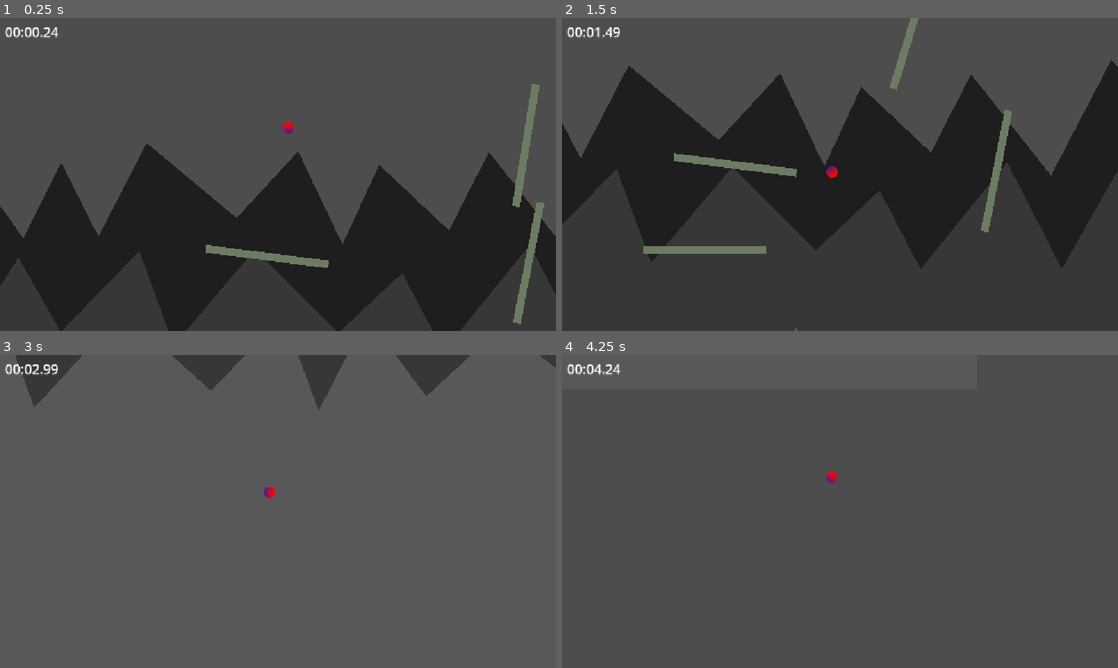
Above: before the commit, frames 1-4 (two rows, left to right).
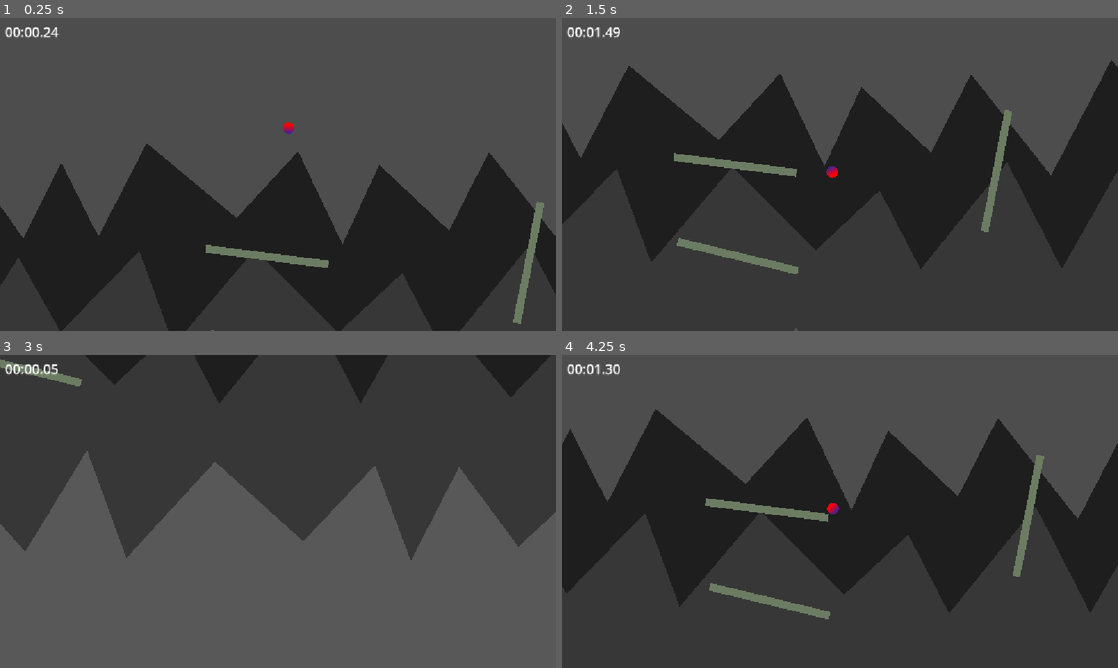
Above: after the commit, the same moments.

Repository: appellatebaton0/wierd-jam
Game: Godot game, scene res://Scenes/Main.tscn
Two runs of this game, one before a commit and one after it. Both use one fixed random seed, a clock stepped at 60 frames per second and the inputs below.
Inputs:
- Up to frame 1 (0.25 s): no input
- Up to frame 2 (1.5 s): tap Enter at 0.5 s; hold W 0.53-1.28 s; tap Space (Jump) at 0.77 s
- Up to frame 3 (3 s): tap Space (Jump) at 1.52 s; hold W from 2.03 s (still down)
- Up to frame 4 (4.25 s): tap Space (Jump) at 3.02, 3.77 s; release W at 3.53 s

The runs differ from the first frame. In frame 1, 0.6% of the frame differs, in the area x 38-98%, y 21-100%; in frame 2, 1.1%; in frame 3, 46%, in the area x 0-100%, y 0-66%; in frame 4, 33%.

Commit message:
h8.6 - Death Borders
Added some clean death borders - they show up nice in the editor, and can be oriented all 4 directions. If the player crosses the boundary they define, the level instantly restarts.

Diff:
--- a/Scenes/Main.tscn
+++ b/Scenes/Main.tscn
@@ -6,6 +6,7 @@
 [ext_resource type="PackedScene" uid="uid://dsu8ksqadgaqx" path="res://Scenes/Player.tscn" id="4_rgh2o"]
 [ext_resource type="PackedScene" uid="uid://dffj877vhhx4u" path="res://Scenes/LongRail.tscn" id="5_pbw6q"]
 [ext_resource type="Script" uid="uid://2fbsksjmy0sx" path="res://Scripts/RunTimer.gd" id="7_jw32o"]
+[ext_resource type="Script" uid="uid://5v4fcc34jkgn" path="res://Scripts/DeathBorder.gd" id="8_50glp"]
 
 [node name="Main" type="Node" unique_id=1226045905]
 
@@ -100,40 +101,37 @@
 pos = Vector2(-425.99994, -312)
 rot = 1.498
 
-[node name="LongRail" parent="." unique_id=117091569 node_paths=PackedStringArray("points") instance=ExtResource("5_pbw6q")]
-position = Vector2(1226, -800)
-rotation = -1.4087766
-points = [null, null, null, null, null, NodePath("Point 5")]
+[node name="LongRail2" parent="." unique_id=1804509669 node_paths=PackedStringArray("points") instance=ExtResource("5_pbw6q")]
+position = Vector2(996, -363)
+rotation = -0.6090429
+points = [NodePath("Point 0"), NodePath("Point 1"), NodePath("Point 2")]
+initial_wait = 6.0
 
-[node name="Point 0" parent="LongRail" unique_id=1216517577 instance=ExtResource("4_pbw6q")]
-pos = Vector2(1226, -800)
-rot = -1.4087766
-
-[node name="Point 1" parent="LongRail" unique_id=598624803 instance=ExtResource("4_pbw6q")]
-position = Vector2(12.999695, -359.02655)
-pos = Vector2(873.77246, -870.7446)
-rot = -1.4087766
-
-[node name="Point 2" parent="LongRail" unique_id=1621749486 instance=ExtResource("4_pbw6q")]
-position = Vector2(342.0083, -582.01965)
-rotation = 1.373916
-pos = Vector2(706.77277, -1231.4158)
-rot = -0.034860592
-
-[node name="Point 3" parent="LongRail" unique_id=1073201783 instance=ExtResource("4_pbw6q")]
-position = Vector2(1035.0303, 223.9961)
-pos = Vector2(1614.0251, -1785.3418)
-rot = -1.4087766
-
-[node name="Point 5" parent="LongRail" unique_id=53344681 instance=ExtResource("4_pbw6q")]
-rotation = -0.53022337
+[node name="Point 0" parent="LongRail2" unique_id=2044964264 instance=ExtResource("4_pbw6q")]
+position = Vector2(-929.45264, -165.47726)
+rotation = 0.84640086
 color = Color(0.426, 0.49, 0.392, 1)
 polygon = PackedVector2Array(-256, -16, -256, 16, 256, 16, 256, -16)
-pos = Vector2(1226, -800)
-rot = -1.939
+next_wait = 3.0
+pos = Vector2(139, 32.99997)
+rot = 0.23735796
 
-[node name="LongRail2" parent="." unique_id=1804509669 instance=ExtResource("5_pbw6q")]
-position = Vector2(0, 8)
+[node name="Point 1" parent="LongRail2" unique_id=503530027 instance=ExtResource("4_pbw6q")]
+position = Vector2(118.032364, 85.984665)
+rotation = -0.13390423
+color = Color(0.426, 0.49, 0.392, 1)
+polygon = PackedVector2Array(-256, -16, -256, 16, 256, 16, 256, -16)
+next_wait = 3.0
+pos = Vector2(1142, -360)
+rot = -0.7429471
+
+[node name="Point 2" parent="LongRail2" unique_id=195668118 instance=ExtResource("4_pbw6q")]
+position = Vector2(-979.5682, -104.114365)
+rotation = 0.7382525
+color = Color(0.426, 0.49, 0.392, 1)
+polygon = PackedVector2Array(-256, -16, -256, 16, 256, 16, 256, -16)
+pos = Vector2(133.00012, 111.99982)
+rot = 0.12920965
 
 [node name="LongRail3" parent="." unique_id=423940435 node_paths=PackedStringArray("points") instance=ExtResource("5_pbw6q")]
 position = Vector2(407.99997, -335)
@@ -150,10 +148,10 @@
 rot = -1.375
 
 [node name="Point 1" parent="LongRail3" unique_id=1922042399 instance=ExtResource("4_pbw6q")]
-position = Vector2(42.755066, 4.583374)
+position = Vector2(300.8141, -0.941514)
 color = Color(0.426, 0.49, 0.392, 1)
 polygon = PackedVector2Array(-256, -16, -256, 16, 256, 16, 256, -16)
-pos = Vector2(451, -335)
+pos = Vector2(707, -368)
 rot = -0.10679316
 
 [node name="Level" type="Node" parent="." unique_id=490863187]
@@ -177,3 +175,8 @@
 theme_override_font_sizes/font_size = 28
 text = "0:00.00"
 script = ExtResource("7_jw32o")
+
+[node name="DeathBorder" type="Node2D" parent="." unique_id=2014227966]
+position = Vector2(27, 1112)
+script = ExtResource("8_50glp")
+metadata/_custom_type_script = "uid://5v4fcc34jkgn"
--- /dev/null
+++ b/Scripts/DeathBorder.gd
@@ -0,0 +1,47 @@
+@tool
+class_name DeathBorder extends Node2D
+
+enum ORI {VERTICAL, HORIZONTAL}
+@export var orientation := ORI.HORIZONTAL : set = set_ori
+func set_ori(to:ORI):
+	orientation = to
+	queue_redraw()
+
+enum TYPE {MORE, LESS}
+@export var type := TYPE.MORE : set = set_type
+func set_type(to:TYPE):
+	type = to
+	queue_redraw()
+
+@onready var player:Player = get_tree().get_first_node_in_group("Player")
+
+# Called when the node enters the scene tree for the first time.
+func _draw() -> void: if Engine.is_editor_hint():
+	match orientation:
+		ORI.VERTICAL:
+			draw_line(Vector2(0, -1000), Vector2(0, 1000), Color.AQUAMARINE, 20)
+			print(type)
+			match type:
+				TYPE.MORE: draw_line(Vector2(0, 0), Vector2(100,  0), Color.AQUAMARINE, 20)
+				TYPE.LESS: draw_line(Vector2(0, 0), Vector2(-100, 0), Color.AQUAMARINE, 20)
+		ORI.HORIZONTAL:
+			draw_line(Vector2(-1000, 0), Vector2(1000, 0), Color.AQUAMARINE, 20)
+			match type:
+				TYPE.MORE: draw_line(Vector2(0, 0), Vector2(0,  100), Color.AQUAMARINE, 20)
+				TYPE.LESS: draw_line(Vector2(0, 0), Vector2(0, -100), Color.AQUAMARINE, 20)
+
+# Called every frame. 'delta' is the elapsed time since the previous frame.
+func _process(_delta: float) -> void: if not Engine.is_editor_hint():
+	if is_met(): Global.reset_level.emit()
+
+func is_met() -> bool:
+	match orientation:
+		ORI.VERTICAL:   return check(player.global_position.x, global_position.x)
+		ORI.HORIZONTAL: return check(player.global_position.y, global_position.y)
+	return false
+
+func check(a:float, b:float) -> bool:
+	match type:
+		TYPE.MORE: return a > b
+		TYPE.LESS: return a < b
+	return false
--- a/Scripts/Transform.gd
+++ b/Scripts/Transform.gd
@@ -29,5 +29,6 @@
 
 func _process(_delta: float) -> void:
 	if not visible: return
+
 	pos = global_position
 	rot = global_rotation
Not shown, added: Scripts/DeathBorder.gd.uid
